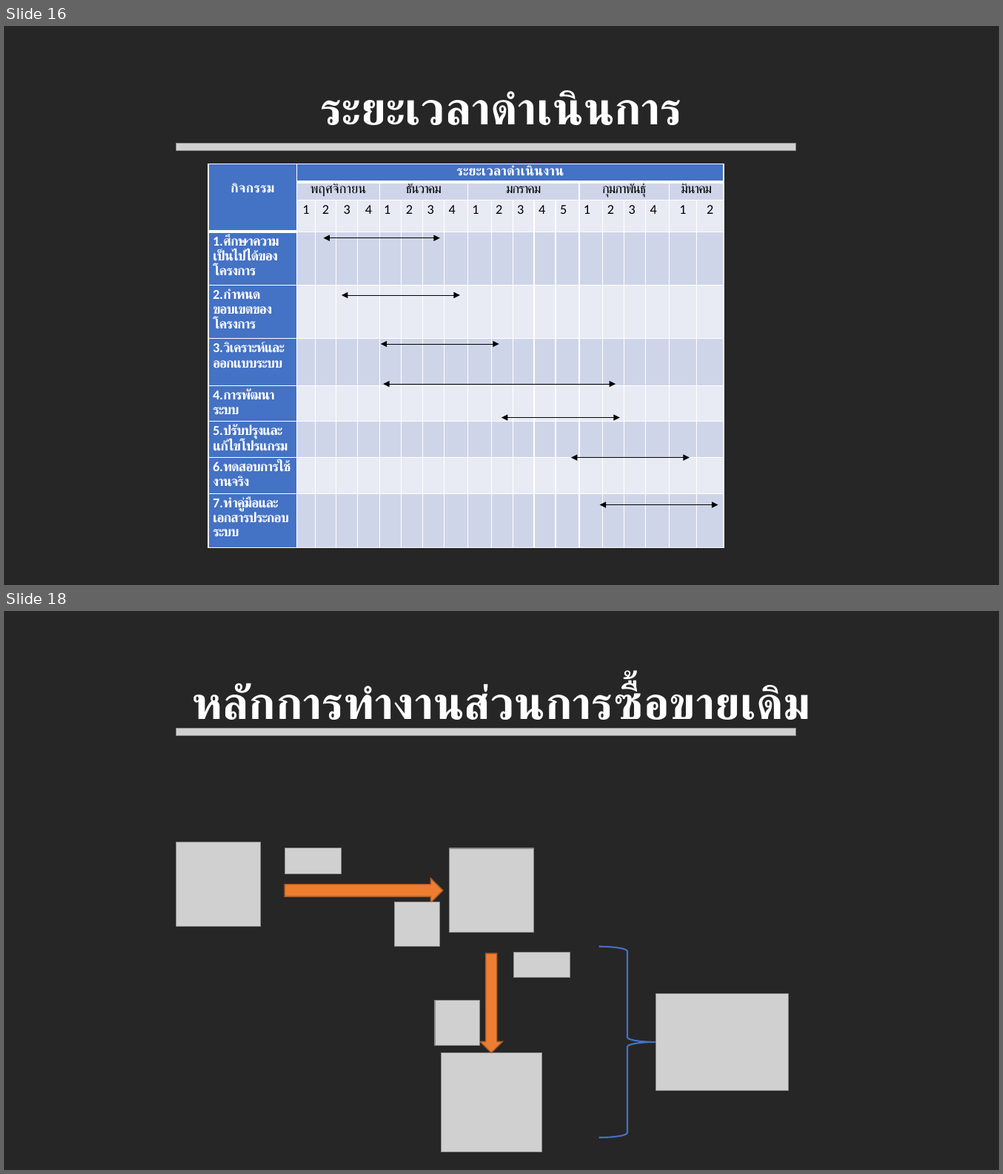
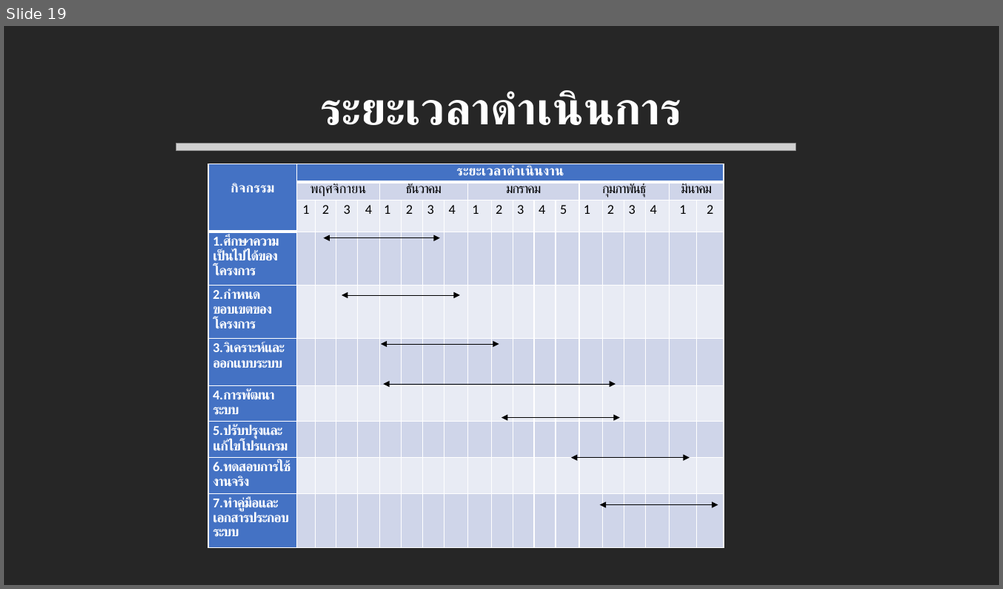
Before and after one commit to mickysara/MyBagProject, a slide deck: uploads/นำเสนอหัวข้อโปรเจค.pptx. Shown one above the other, each under a label of ours: slides 16 and 18 before the commit, slide 19 after it; the slides between them are not shown. The pictures are 1003x1174 and 1003x589 pixels, drawn with LibreOffice and Linux fonts; fonts in the diff are those of the drawing; grey boxes stand for pictures. Boxes give left, top, right and bottom in pixels: in the first picture for what was removed or moved away, otherwise in the second. Text is boxed around its words. In the diff, an @@ line names an element or a change of style, - is before the commit and + after.

```diff
--- a/uploads/นำเสนอหัวข้อโปรเจค.pptx
+++ b/uploads/นำเสนอหัวข้อโปรเจค.pptx
@@ slide 18 removed at (4, 611, 999, 1170), background #262626 @@
@@ title removed at (192, 684, 810, 732) @@
-หลักการทำงานส่วนการซื้อขายเดิม
@@ picture removed at (176, 728, 796, 735) @@
@@ picture removed at (176, 843, 261, 926) @@
@@ picture removed at (284, 849, 341, 874) @@
@@ picture removed at (449, 849, 534, 933) @@
@@ right arrow removed at (284, 879, 443, 903) @@
@@ picture removed at (395, 902, 440, 947) @@
@@ right arrow removed at (480, 954, 502, 1053) @@
@@ picture removed at (514, 953, 570, 978) @@
@@ right brace removed at (599, 947, 655, 1138) @@
@@ picture removed at (435, 1000, 479, 1045) @@
@@ picture removed at (655, 994, 788, 1091) @@
@@ picture removed at (441, 1054, 541, 1153) @@
@@ what was slide 16 is now slide 19 @@
```
Also in this commit, not shown: 7 slides changed, 1 slide added, 1 other slide removed, 8 other files.
